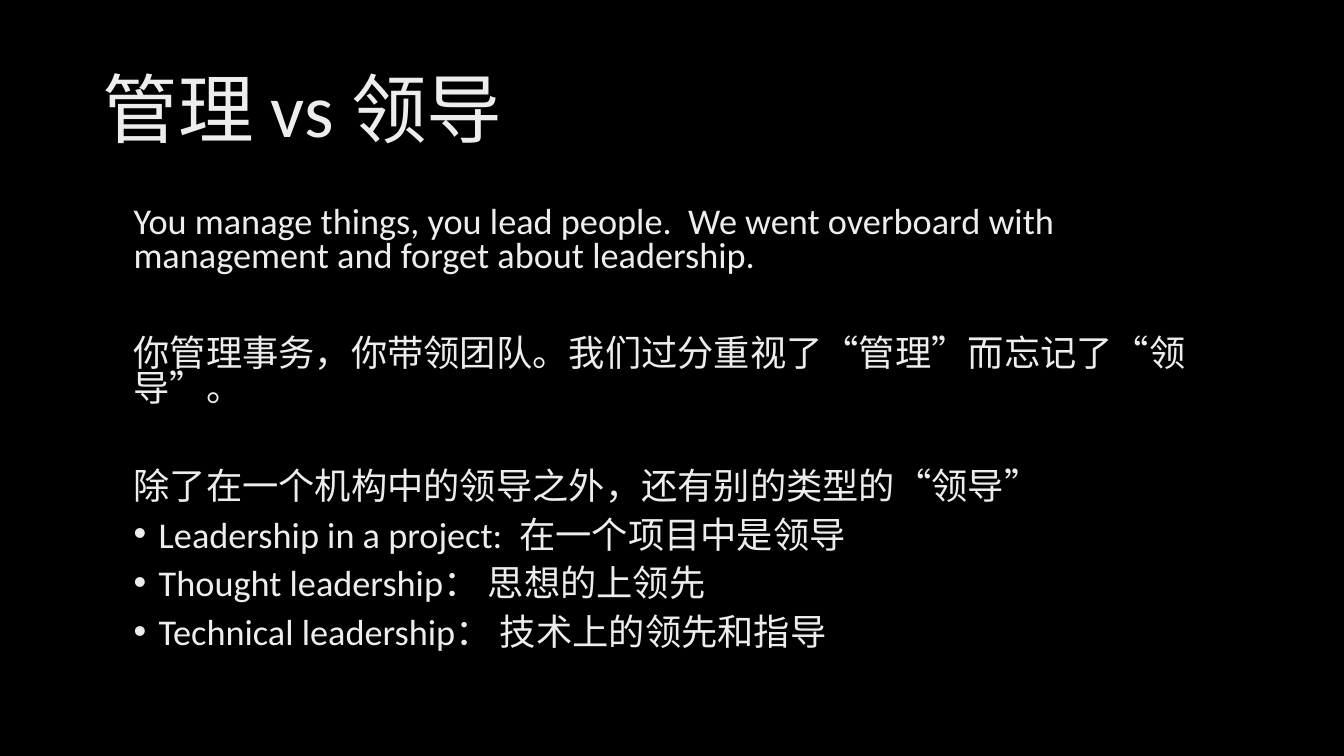
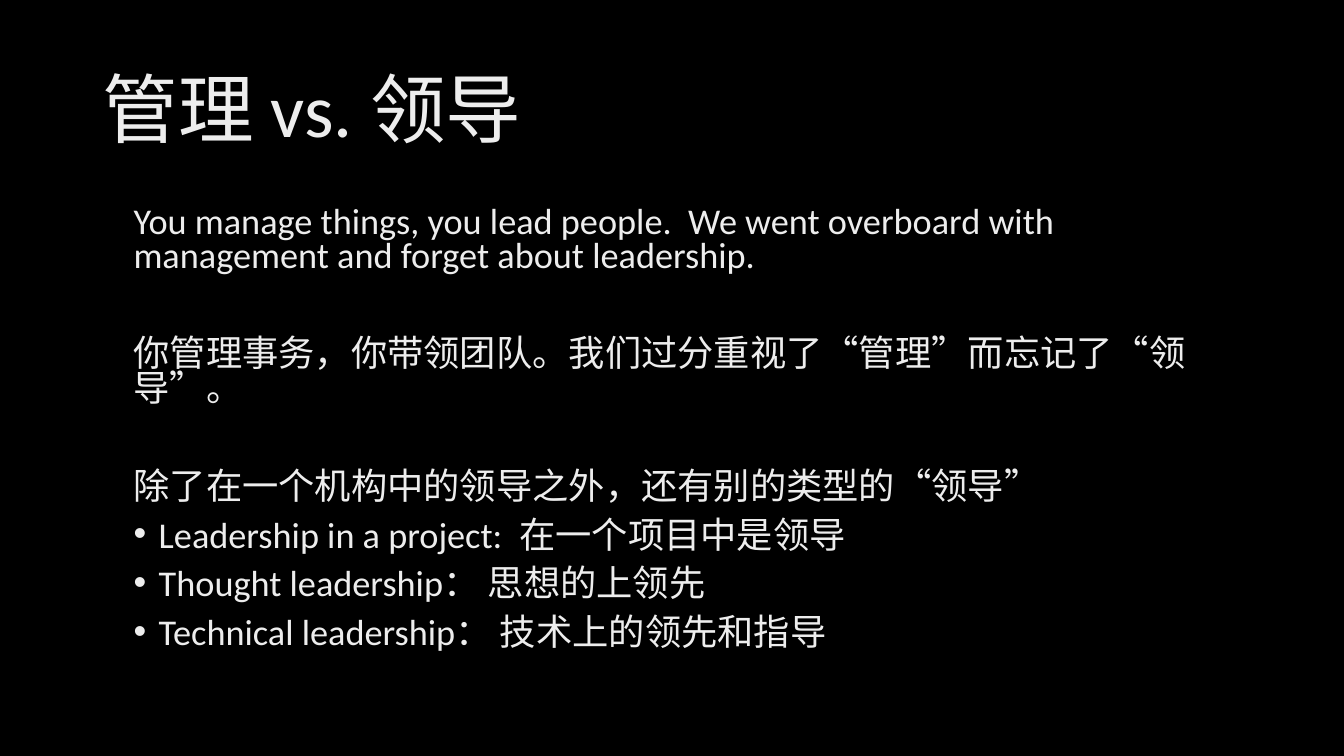
Before and after one commit to xinase/ASE, a slide deck: slide 4 of chapter17/ASE_17_People_Performance.pptx. Drawn at 1344x756 pixels with LibreOffice and Linux fonts; fonts in the diff are those of the drawing; background and template pictures are left out. Boxes give left, top, right and bottom in pixels: in the first picture for what was removed or moved away, otherwise in the second. Text is boxed around its words. In the diff, an @@ line names an element or a change of style, - is before the commit and + after.

```diff
--- a/chapter17/ASE_17_People_Performance.pptx
+++ b/chapter17/ASE_17_People_Performance.pptx
@@ title at (x1=102, y1=73, x2=521, y2=144): text changed @@
-管理 vs 领导
+管理 vs. 领导
```
Also in this commit, not shown: 4 other slides changed, 29 other files.
